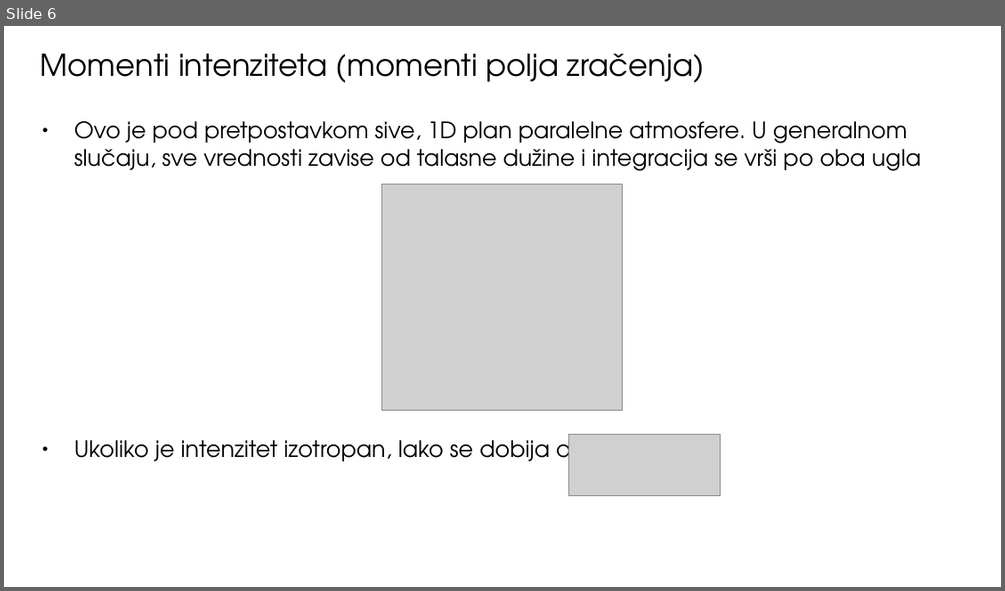
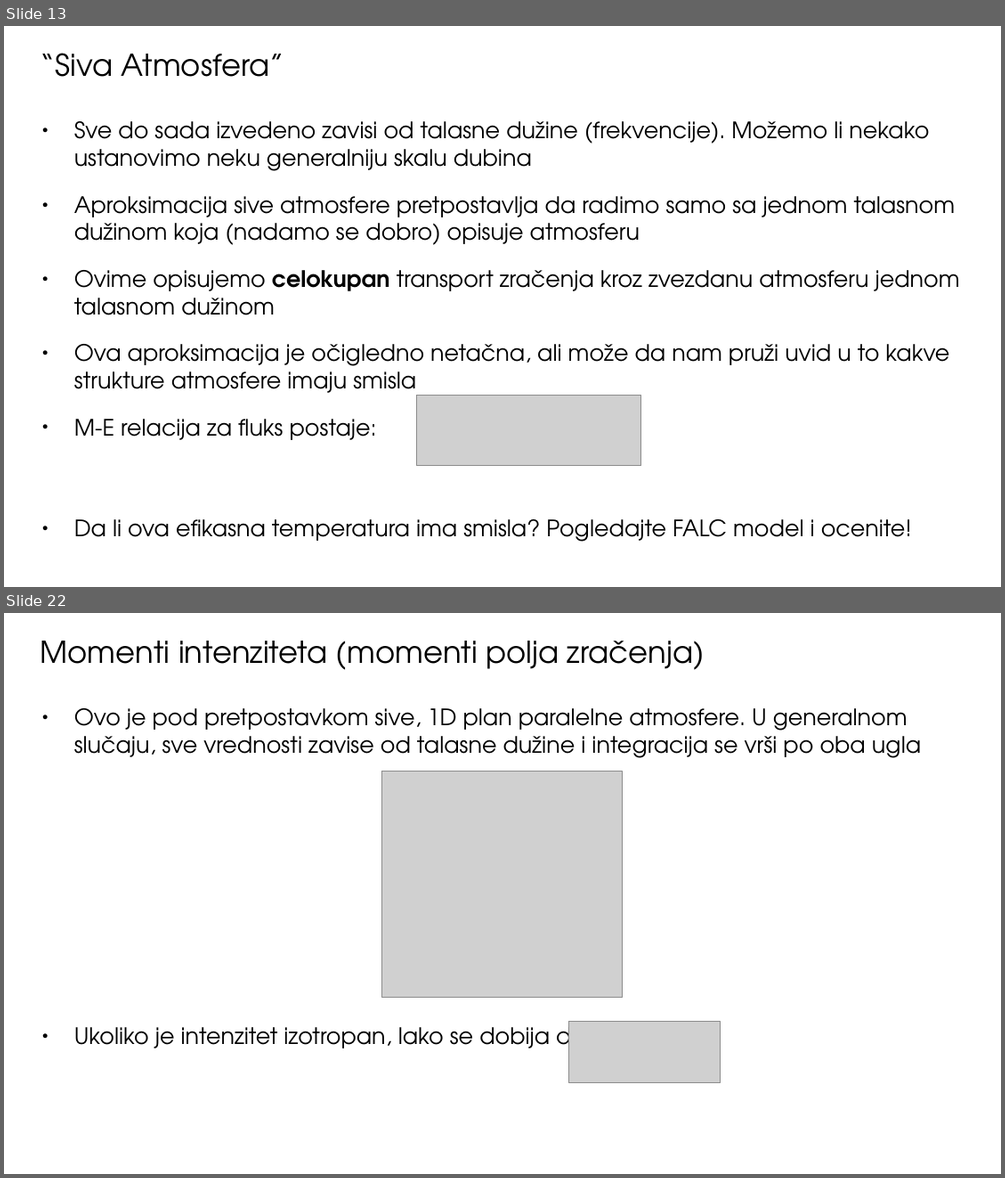
Before and after one commit to ivanzmilic/TZS_matf, a slide deck: Predavanja/Predavanje_06_Atmosfere_u_RZ.odp. Shown one above the other, each under a label of ours: slide 6 before the commit, slides 13 and 22 after it; the slides between them are not shown. The pictures are 1005x591 and 1005x1178 pixels, drawn with LibreOffice and Linux fonts; fonts in the diff are those of the drawing; grey boxes stand for pictures. Boxes give left, top, right and bottom in pixels: in the first picture for what was removed or moved away, otherwise in the second. Text is boxed around its words. In the diff, an @@ line names an element or a change of style, - is before the commit and + after.

```diff
--- a/Predavanja/Predavanje_06_Atmosfere_u_RZ.odp
+++ b/Predavanja/Predavanje_06_Atmosfere_u_RZ.odp
@@ slide 13 added at bbox=[4, 26, 1001, 587], background #FFFFFF @@
@@ title added at bbox=[40, 53, 284, 77], 24 pt, text #000000 @@
+“Siva Atmosfera”
@@ text added at bbox=[74, 121, 960, 541], 18 pt, text #000000 @@
+● Sve do sada izvedeno zavisi od talasne dužine (frekvencije). Možemo li nekako ustanovimo neku generalniju skalu dubina
+● Aproksimacija sive atmosfere pretpostavlja da radimo samo sa jednom talasnom dužinom koja (nadamo se dobro) opisuje atmosferu
+● Ovime opisujemo celokupan transport zračenja kroz zvezdanu atmosferu jednom talasnom dužinom
+● Ova aproksimacija je očigledno netačna, ali može da nam pruži uvid u to kakve strukture atmosfere imaju smisla
+● M-E relacija za fluks postaje:
+● Da li ova efikasna temperatura ima smisla? Pogledajte FALC model i ocenite!
@@ picture added at bbox=[417, 395, 642, 466] @@
@@ what was slide 6 is now slide 22 @@
```
Also in this commit, not shown: 4 slides changed, 19 other slides added, 23 slides removed, 21 other files.
